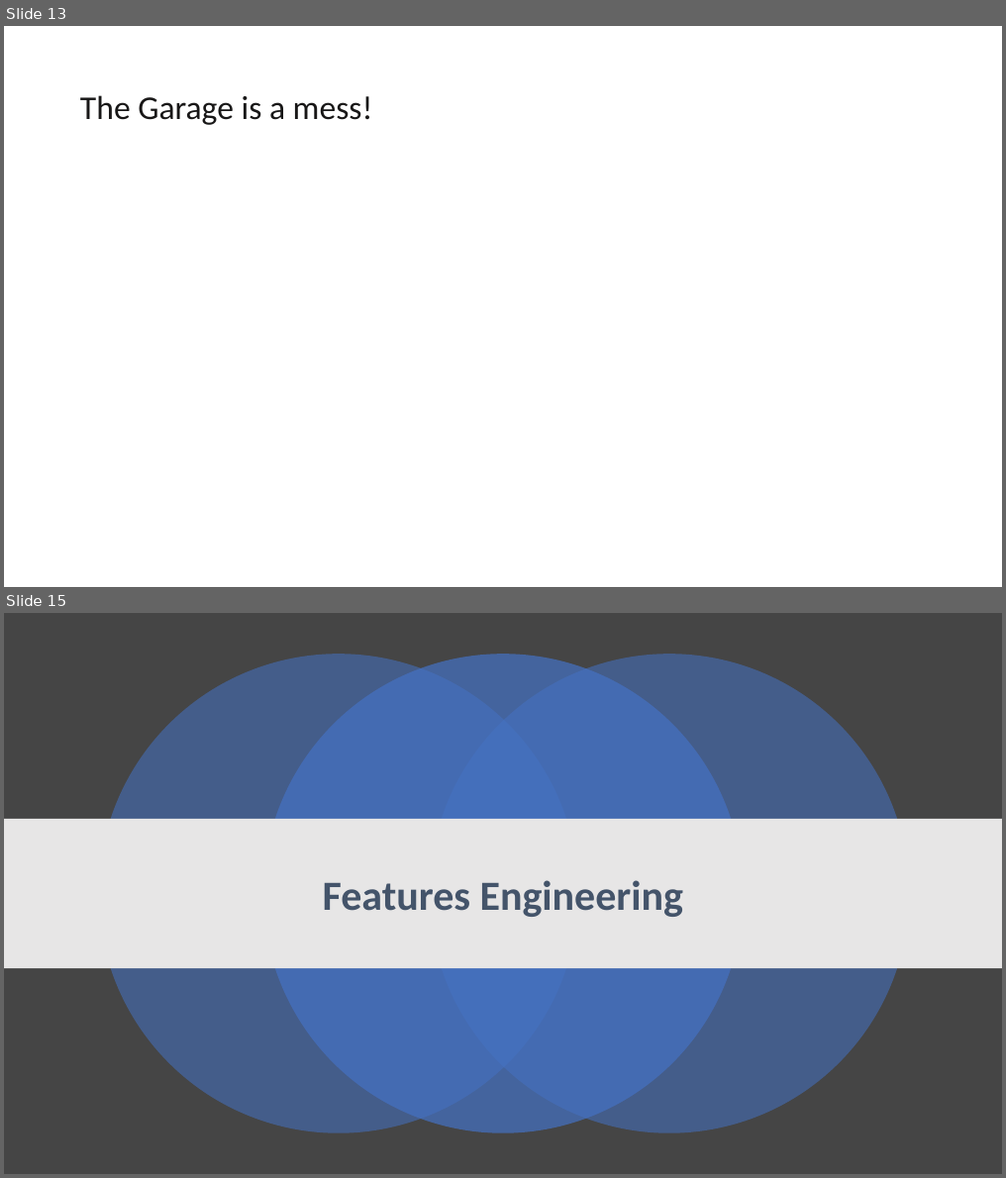
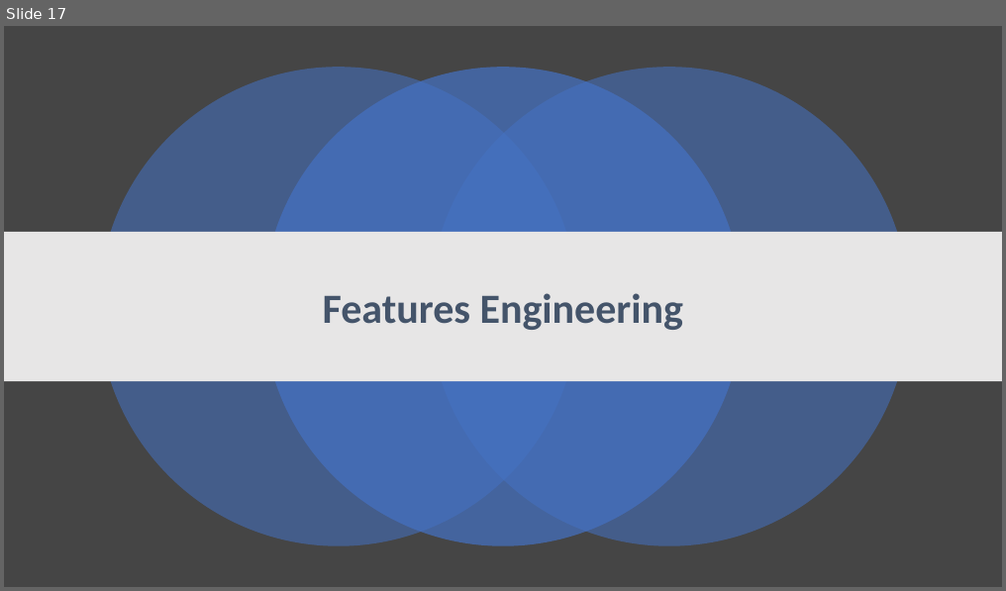
Before and after one commit to manasagodkhindi/AmesHousingPrediction, a slide deck: HousingPricesPresentations.pptx. Shown one above the other, each under a label of ours: slides 13 and 15 before the commit, slide 17 after it; the slides between them are not shown. The pictures are 1006x1178 and 1006x591 pixels, drawn with LibreOffice and Linux fonts; fonts in the diff are those of the drawing. Boxes give left, top, right and bottom in pixels: in the first picture for what was removed or moved away, otherwise in the second. Text is boxed around its words. In the diff, an @@ line names an element or a change of style, - is before the commit and + after.

```diff
--- a/HousingPricesPresentations.pptx
+++ b/HousingPricesPresentations.pptx
@@ slide 13 removed at (4,26,1002,587), background #FFFFFF @@
@@ title removed at (80,95,373,125) @@
-The Garage is a mess!
@@ what was slide 15 is now slide 17 @@
```
Also in this commit, not shown: 6 slides changed, 12 slides added, 3 other slides removed.
